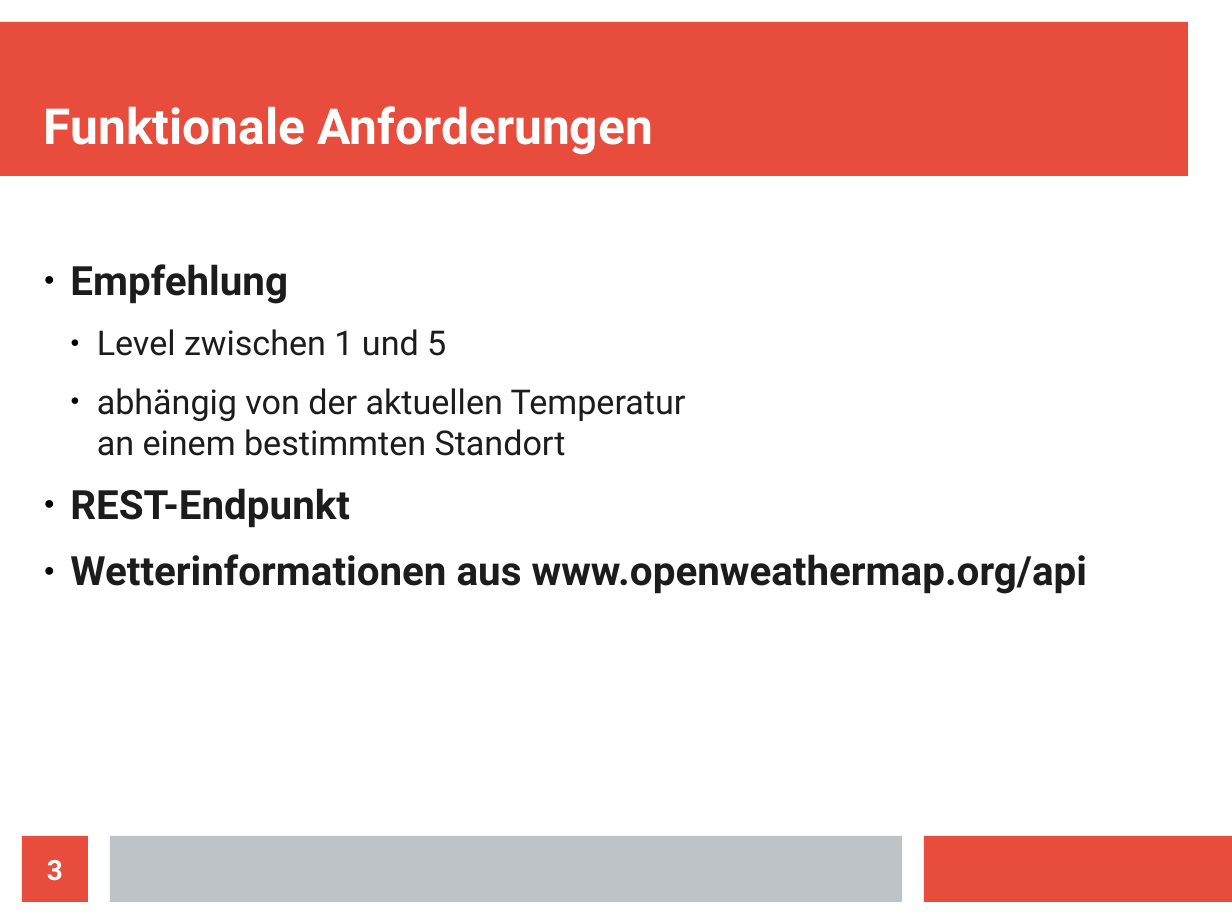
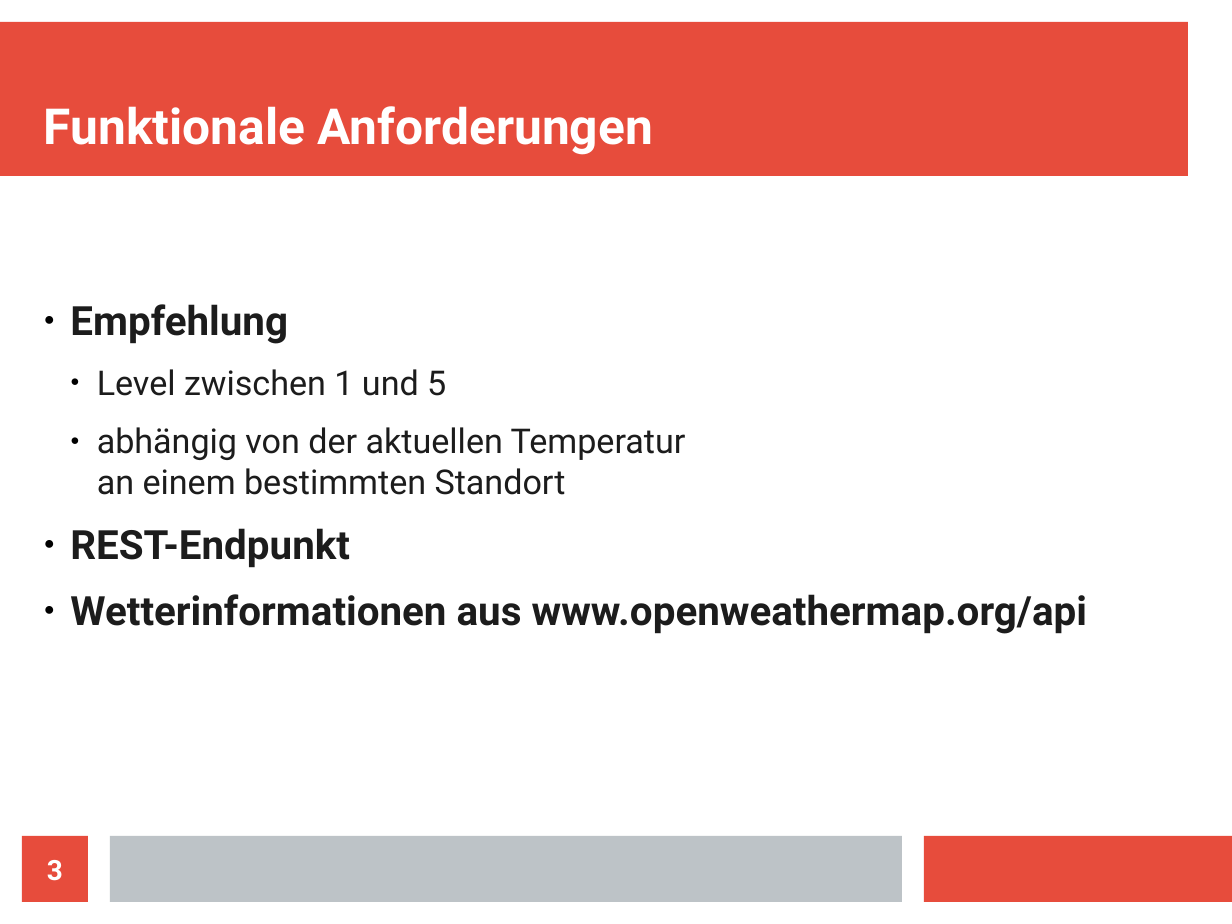
Before and after one commit to nadegegriesser/outfit-service, a slide deck: slide 3 of Outfit_Service.odp. Drawn at 1232x924 pixels with LibreOffice and Linux fonts; fonts in the diff are those of the drawing. Boxes give left, top, right and bottom in pixels: in the first picture for what was removed or moved away, otherwise in the second. Text is boxed around its words. In the diff, an @@ line names an element or a change of style, - is before the commit and + after.

```diff
--- a/Outfit_Service.odp
+++ b/Outfit_Service.odp
@@ text "Empfehlung": place and size @@
-text "Empfehlung" at (70, 264, 1087, 594)
+text "Empfehlung" at (70, 304, 1087, 634)
```
Also in this commit, not shown: 4 other slides changed, 2 slides added, 1 slide removed.
